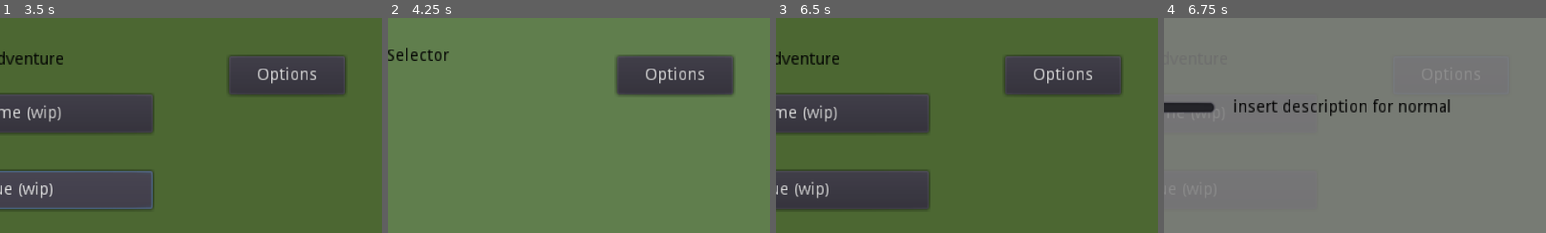
Above: before the commit, frames 1-4 (left to right).
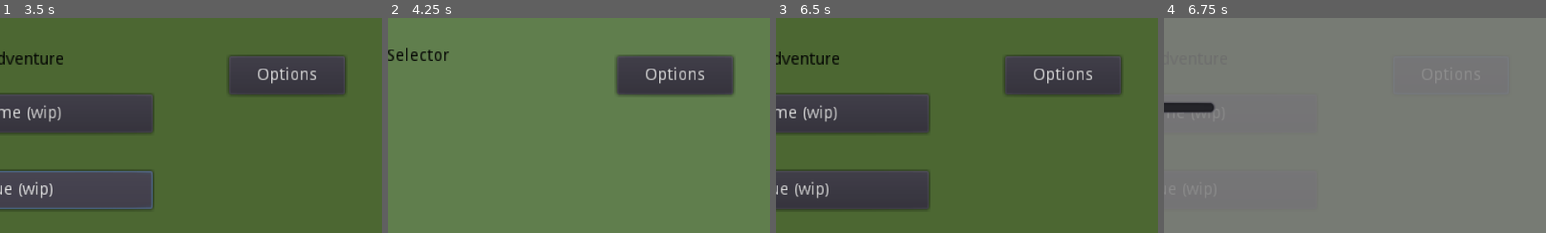
Above: after the commit, the same moments.

Repository: DamianKoch1/OnionsAdventure
Game: Godot game, scene res://Menus/MainMenu/MainMenu.tscn
The game is run twice, just before and just after one commit, with the same random seed, the same clock (stepped at 60 frames per second) and the same inputs.
Inputs:
- Up to frame 1 (3.5 s): click "New Game (wip)" at 0.5 s; click "New Game (wip)" at 1.25 s; click "Continue (wip)" at 2 s; click "Continue (wip)" at 2.75 s
- Up to frame 2 (4.25 s): click "Level Selection" at 3.5 s
- Up to frame 3 (6.5 s): click "Main Menu" at 4.25 s; click "Concept Art (wip)" at 5 s; click "Credits (wip)" at 5.75 s
- Up to frame 4 (6.75 s): click "Options" at 6.5 s
The pictures show only the part of the screen within x 50-100%, y 0-50%; the shares and areas given below are measured in that part.

Frames 1-3 are identical in both runs. In frame 4, 1.3% of the frame differs, in the area x 18-75%, y 37-46%.

Commit message:
can now save and load correct level and difficulty at latest checkpoint
- working on setting player position and npc saved counter

Diff:
--- a/Levels/Prototype 0.tscn
+++ b/Levels/Prototype 0.tscn
@@ -30,11 +30,6 @@
 [ext_resource path="res://Enemies/Enemy/Muddy_Variation.png" type="Texture" id=28]
 [ext_resource path="res://Assets/Background/ParallaxBackground.tscn" type="PackedScene" id=29]
 
-
-
-
-
-
 [sub_resource type="Curve2D" id=1]
 
 bake_interval = 5.0
--- a/Menus/MainMenu/MainMenu.tscn
+++ b/Menus/MainMenu/MainMenu.tscn
@@ -22,7 +22,7 @@
 
 
 func _on_ContinueButton_pressed():
-	pass # replace with function body
+	SaveGame.loadGame()
 
 
 func _on_ConceptArtButton_pressed():
--- a/NOTES.gd
+++ /dev/null
@@ -1,5 +0,0 @@
-#add bee
-
-#add enemy group, add enemies on ready
-#bee on trigger: enemies invis, disable collision shapes
-#bee alt(if possible): enemies move away from bee, return to closest path point after t seconds
--- a/SaveGame.gd
+++ b/SaveGame.gd
@@ -1,22 +1,29 @@
 extends Node
 
-var savePath = "user://save.cfg"
+var savePath
 var saveFile
 
 var latestCheckpoint
 
-
-
 func _ready():
+	savePath = "user://save.cfg"
 	saveFile = ConfigFile.new()
 
 
 func saveGame():
-	saveFile.set_value("Save state", "latest level id", global.currLevelId)
-	saveFile.set_value("Save state", "latest checkpoint", latestCheckpoint)
-	saveFile.set_value("Save state", "difficulty", global.diff)
-	saveFile.set_value("Save state", "NPCs saved", global.player.NPCsavedCount)
+	saveFile.set_value("SaveState", "latestLevelId", global.currLevelId)
+	saveFile.set_value("SaveState", "spawnPosX", latestCheckpoint.position.x)
+	saveFile.set_value("SaveState", "spawnPosY", latestCheckpoint.position.y)
+	saveFile.set_value("SaveState", "difficulty", global.diff)
+	saveFile.set_value("SaveState", "NPCsSaved", global.player.NPCsavedCount)
 	saveFile.save(savePath)
 
 func loadGame():
-	pass
+	saveFile.load(savePath)
+	var levelToLoadId = saveFile.get_value("SaveState", "latestLevelId")
+	global.diff = saveFile.get_value("SaveState", "difficulty")
+	var path = "Levels/Level " + str(levelToLoadId) + ".tscn"
+	get_tree().change_scene(path)
+	#global.player.NPCsavedCount = saveFile.get_value("Save state", "NPCs saved")
+	#global.player.position.x = saveFile.get_value("Save state", "spawnPosX")
+	#global.player.position.y= saveFile.get_value("Save state", "spawnPosY")
--- /dev/null
+++ b/save.cfg
@@ -0,0 +1,7 @@
+[Save state]
+
+latest level id=1
+spawnPosX=1290.0
+spawnPosY=114.278
+difficulty=1
+NPCs saved=0
Binary file removed: Assets/Background/bg placeholder1.png
Not shown, removed: Assets/Background/bg placeholder1.png.import
Binary file removed: Assets/Background/bg placeholder2.png
Not shown, removed: Assets/Background/bg placeholder2.png.import
